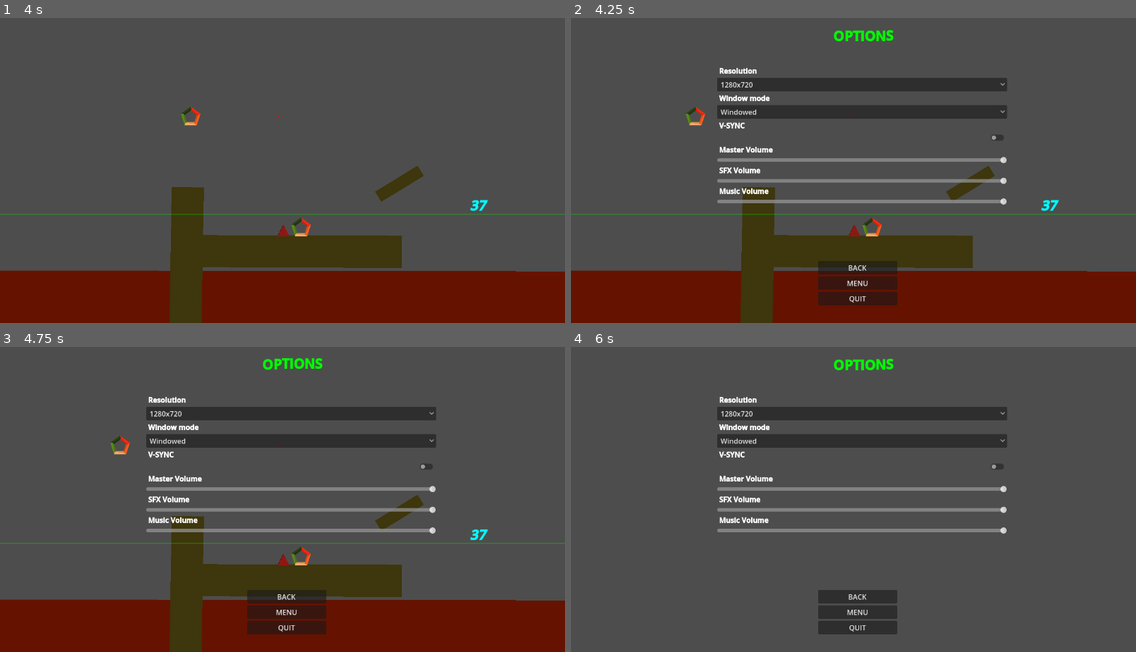
Above: before the commit, frames 1-4 (two rows, left to right).
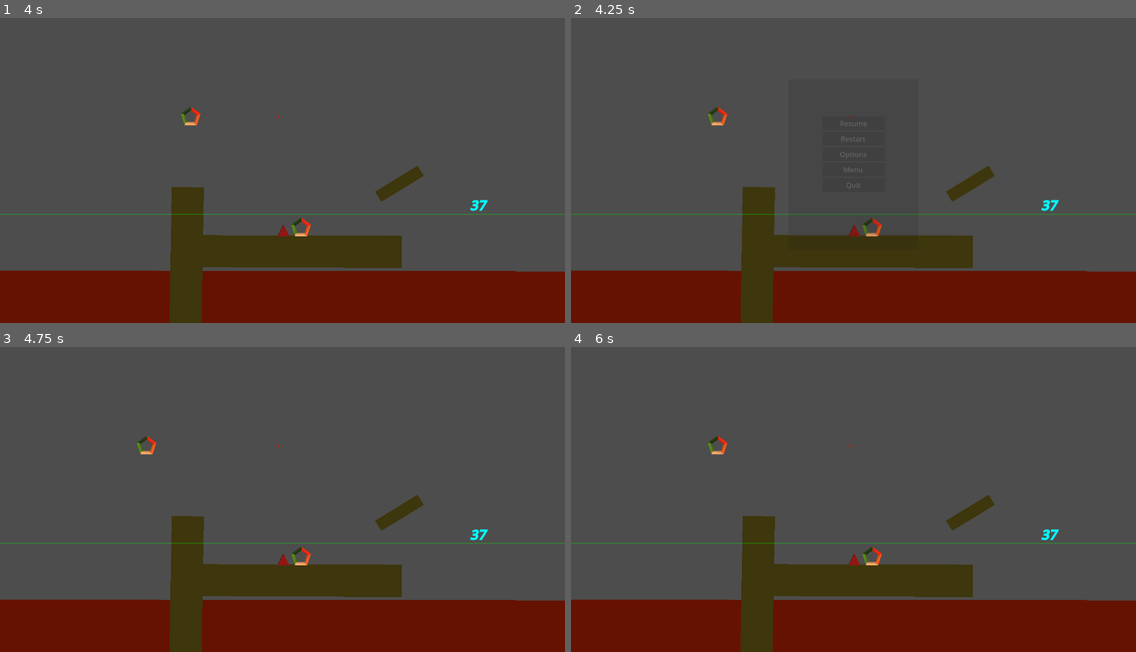
Above: after the commit, the same moments.

Repository: CodyI20/stacking-boxes
Game: Godot game, scene res://Scenes/game.tscn
The game is run twice, just before and just after one commit, with the same random seed, the same clock (stepped at 60 frames per second) and the same inputs. The engine's default icon, where the game draws it, is replaced by a stand-in: a white triangle on a blue panel in a dark square.
Inputs (mouse positions are in pixels of both pictures, inside the frame that each line leads up to):
- Up to frame 1 (4 s): tap Enter at 0.5 s; hold D (Right) 0.53-1.28 s; tap Space (Space) every 0.75 s from 0.6 to 3.6 s; hold A (Left) 1.28-2.03 s; hold D (Right) 2.03-3.53 s; hold A (Left) from 3.53 s (still down)
- Up to frame 2 (4.25 s): keep holding A (Left); tap Escape (Esc) at 4.15 s
- Up to frame 3 (4.75 s): release A (Left) at 4.25 s; click (282, 453) at 4.25 s, where only the run after the commit has a clickable "Resume"
- Up to frame 4 (6 s): click (859, 612) at 5 s, where only the run before the commit has a clickable "MENU"; click (859, 539) at 5.75 s, where only the run before the commit has a clickable "OPTIONS"

Frame 1 is identical in both runs. In frame 2, 7.0% of the frame differs, in the area x 20-78%, y 3-95%; in frame 3, 8.9%; in frame 4, 30%, in the area x 0-100%, y 3-100%.

Commit message:
Pause Menu Update
 - Added the pause menu functionality
 - Revamped some of the existing logic for more robustness

Diff:
--- /dev/null
+++ b/Art/Shaders/PauseMenu.gdshader
@@ -0,0 +1,10 @@
+shader_type canvas_item;
+
+uniform sampler2D SCREEN_TEXTURE: hint_screen_texture, filter_linear_mipmap;
+
+uniform float lod: hint_range(0.0, 5) = 0.0;
+
+void fragment() {
+	vec4 color = texture(SCREEN_TEXTURE, SCREEN_UV, lod);
+	COLOR = color;
+}
--- a/GDScripts/Global/Events.gd
+++ b/GDScripts/Global/Events.gd
@@ -10,6 +10,7 @@
 signal raycast_position_update(score_increment: int) # Gets called from ray_cast_2d.gd
 
 # SCENE
+signal toggle_game_state(is_paused : bool)
 signal options_menu_toggle(is_on: bool)
 signal game_over()
 
--- a/GDScripts/Global/GameManager.gd
+++ b/GDScripts/Global/GameManager.gd
@@ -4,30 +4,28 @@
 var window_mode := DisplayServer.WINDOW_MODE_WINDOWED
 var resolution := Vector2i(1280,720)
 
-func _process(delta: float) -> void:
-	enable_options_menu_key_check()
+var NoResume := false
+var NoPause := false
 
-# OVERLAY TOGGLE
-func enable_options_menu() -> void:
-	Events.options_menu_toggle.emit(true)
+func _ready() -> void:
+	Events.options_menu_toggle.connect(handle_options_menu_toggle)
 
-func enable_options_menu_key_check() -> void:
-	if Input.is_action_just_pressed("Esc"):
-		enable_options_menu()
+func _unhandled_input(event: InputEvent) -> void:
+	if NoResume:
+		NoResume = false
+		return
+	if NoPause:
+		NoPause = false
+		return
+	if event.is_action_pressed("Esc"):
+		Utility.pause_game(!get_tree().paused)
 
+func handle_options_menu_toggle(is_on: bool) -> void:
+	if is_on:
+		no_resume()
 
-# SCENE SWAPPING LOGIC
-func go_to_main_menu() -> void:
-	get_tree().call_deferred("change_scene_to_file", "res://Scenes/main_menu.tscn")
+func no_resume() -> void:
+	NoResume = true
 
-func retry_level() -> void:
-	get_tree().call_deferred("change_scene_to_file", "res://Scenes/game.tscn")
-
-func go_to_high_score_scene() -> void:
-	get_tree().call_deferred("change_scene_to_file", "res://Scenes/highscore.tscn")
-
-func go_to_game_scene() -> void:
-	get_tree().call_deferred("change_scene_to_file", "res://Scenes/game.tscn")
-
-func quit_game() -> void:
-	get_tree().quit()
+func no_pause() -> void:
+	NoPause = true
--- /dev/null
+++ b/GDScripts/Global/Utility.gd
@@ -0,0 +1,30 @@
+extends Node
+
+
+# SCENE SWAPPING LOGIC
+func go_to_main_menu() -> void:
+	get_tree().call_deferred("change_scene_to_file", "res://Scenes/main_menu.tscn")
+
+## This function handles both the pausing/resuming of the game and the event firing (emitting signals)
+## CALL THIS FUNCTION WHENEVER YOU WANT TO PAUSE/RESUME THE GAME
+func pause_game(shouldPause := false):
+	print_debug("Pausing game... ", shouldPause)
+	get_tree().paused = shouldPause;
+	Events.toggle_game_state.emit(shouldPause)
+
+func toggle_options_menu(is_active : bool) -> void:
+	Events.options_menu_toggle.emit(is_active)
+
+func retry_level() -> void:
+	MatchData.reset_score()
+	get_tree().paused = false
+	get_tree().reload_current_scene()
+
+func go_to_high_score_scene() -> void:
+	get_tree().call_deferred("change_scene_to_file", "res://Scenes/highscore.tscn")
+
+func go_to_game_scene() -> void:
+	get_tree().call_deferred("change_scene_to_file", "res://Scenes/game.tscn")
+
+func quit_game() -> void:
+	get_tree().quit()
--- a/GDScripts/floor.gd
+++ b/GDScripts/floor.gd
@@ -3,4 +3,4 @@
 # The collision mask of this area2D is set to "Rigidbodies", therefore no additional check logic, such as " if collision_layer == ?? ", is required here
 func _on_body_entered(body: Node2D) -> void:
 	Events.game_over.emit()
-	GameManager.go_to_high_score_scene()
+	Utility.go_to_high_score_scene()
--- a/GDScripts/highscore.gd
+++ b/GDScripts/highscore.gd
@@ -3,12 +3,12 @@
 
 
 func _on_retry_button_pressed() -> void:
-	GameManager.retry_level()
+	Utility.retry_level()
 
 
 func _on_menu_button_pressed() -> void:
-	GameManager.go_to_main_menu()
+	Utility.go_to_main_menu()
 
 
 func _on_quit_button_pressed() -> void:
-	GameManager.quit_game()
+	Utility.quit_game()
--- a/GDScripts/main_menu.gd
+++ b/GDScripts/main_menu.gd
@@ -2,10 +2,10 @@
 
 
 func _on_play_button_pressed() -> void:
-	GameManager.go_to_game_scene()
+	Utility.go_to_game_scene()
 
 func _on_options_button_pressed() -> void:
-	GameManager.enable_options_menu()
+	Utility.enable_options_menu()
 
 func _on_quit_button_pressed() -> void:
-	GameManager.quit_game()
+	Utility.quit_game()
--- a/GDScripts/options.gd
+++ b/GDScripts/options.gd
@@ -24,11 +24,16 @@
 	set_saved_settings()
 	toggle_menu(false)
 
+func _unhandled_input(event: InputEvent) -> void:
+	if event.is_action_pressed("Esc"):
+		Utility.toggle_options_menu(false)
+
 func set_saved_settings() -> void:
 	DisplayServer.window_set_size(saved_settings.resolution)
 	resolutions.selected = saved_settings.resolution_index
 	DisplayServer.window_set_mode(saved_settings.window_mode)
 	window_modes.selected = saved_settings.window_mode_index
+	center_window(window_modes.selected)
 	DisplayServer.window_set_vsync_mode(saved_settings.v_sync)
 	v_sync.button_pressed = saved_settings.v_sync_bool
 	AudioServer.set_bus_volume_db(MASTER_VOLUME_INDEX, linear2db(clamp(saved_settings.master_volume/100, 0.0, 1.0)))
@@ -52,6 +57,12 @@
 			res_vector = Vector2i(1280,720)
 
 	DisplayServer.window_set_size(res_vector)
+
+	# Center the window
+	var screen_size = DisplayServer.screen_get_size()
+	var window_pos = (screen_size - res_vector) / 2
+	DisplayServer.window_set_position(window_pos)
+
 	saved_settings.resolution = res_vector
 	saved_settings.resolution_index = index
 	saved_settings.save()
@@ -65,9 +76,20 @@
 			DisplayServer.WINDOW_MODE_WINDOWED
 
 	DisplayServer.window_set_mode(window_mode)
+
+	center_window(window_mode)
+
 	saved_settings.window_mode = window_mode
 	saved_settings.window_mode_index = index
 	saved_settings.save()
+
+func center_window(window_mode) -> void:
+	# Center the window
+	if window_mode == DisplayServer.WINDOW_MODE_WINDOWED:
+		var window_size = DisplayServer.window_get_size()
+		var screen_size = DisplayServer.screen_get_size()
+		var window_position = (screen_size - window_size) / 2
+		DisplayServer.window_set_position(window_position)
 
 func _on_vsync_toggled(toggled_on: bool) -> void:
 	if toggled_on:
@@ -110,8 +132,8 @@
 	Events.options_menu_toggle.emit(false)
 
 func _on_menu_button_pressed() -> void:
-	GameManager.go_to_main_menu()
+	Utility.go_to_main_menu()
 
 func _on_quit_button_pressed() -> void:
-	GameManager.quit_game()
+	Utility.quit_game()
 #endregion
--- /dev/null
+++ b/GDScripts/pause_menu.gd
@@ -0,0 +1,40 @@
+extends Control
+
+@onready var animation_player: AnimationPlayer = $Pause/AnimationPlayer
+@onready var pause_container: Control = $Pause
+
+# Called when the node enters the scene tree for the first time.
+func _ready() -> void:
+	Events.toggle_game_state.connect(on_game_state_change)
+	Events.options_menu_toggle.connect(toggle_pause_container)
+	animation_player.play("RESET")
+
+func on_game_state_change(is_paused : bool) -> void:
+	if is_paused:
+		animation_player.play("Blur")
+	else:
+		animation_player.play_backwards("Blur")
+
+func toggle_pause_container(turn_on: bool) -> void:
+	pause_container.visible = !turn_on
+	pause_container.set_process(!turn_on)
+
+
+func _on_resume_button_pressed() -> void:
+	Utility.pause_game(false)
+
+
+func _on_restart_button_pressed() -> void:
+	Utility.retry_level()
+
+
+func _on_options_button_pressed() -> void:
+	Utility.toggle_options_menu(true)
+
+
+func _on_menu_button_pressed() -> void:
+	Utility.go_to_main_menu()
+
+
+func _on_quit_button_pressed() -> void:
+	Utility.quit_game()
--- a/Scenes/game.tscn
+++ b/Scenes/game.tscn
@@ -1,64 +1,69 @@
-[gd_scene load_steps=8 format=3 uid="uid://c1ghchp5wgott"]
+[gd_scene load_steps=9 format=3 uid="uid://c1ghchp5wgott"]
 
+[ext_resource type="Script" path="res://GDScripts/Global/GameManager.gd" id="1_11u5f"]
 [ext_resource type="Script" path="res://GDScripts/floor.gd" id="1_lypt3"]
 [ext_resource type="PackedScene" uid="uid://b2u382a5oyxvh" path="res://Scenes/table.tscn" id="2_rpkw3"]
 [ext_resource type="Script" path="res://GDScripts/stackable_object_spawner.gd" id="3_gklty"]
 [ext_resource type="Script" path="res://GDScripts/ray_cast_2d.gd" id="4_mw6q6"]
 [ext_resource type="Script" path="res://GDScripts/score_text.gd" id="5_5j15g"]
-[ext_resource type="PackedScene" uid="uid://dk1rgtf8maf0i" path="res://Scenes/options.tscn" id="6_mj4er"]
+[ext_resource type="PackedScene" uid="uid://dwoybiejqaab3" path="res://Scenes/pause_menu.tscn" id="6_0jaww"]
 
 [sub_resource type="RectangleShape2D" id="RectangleShape2D_cay3g"]
 size = Vector2(1611, 138)
 
 [node name="Game" type="Node2D"]
 process_mode = 3
+script = ExtResource("1_11u5f")
 
-[node name="FLOOR" type="Area2D" parent="."]
+[node name="Level" type="Node2D" parent="."]
+process_mode = 1
+
+[node name="FLOOR" type="Area2D" parent="Level"]
 position = Vector2(608, 577)
 collision_mask = 2
 script = ExtResource("1_lypt3")
 
-[node name="Polygon2D" type="Polygon2D" parent="FLOOR"]
+[node name="Polygon2D" type="Polygon2D" parent="Level/FLOOR"]
 scale = Vector2(1.93743, 0.98787)
 color = Color(0.400255, 0.0709865, 0.0012618, 1)
 offset = Vector2(-580.376, -50.1272)
 polygon = PackedVector2Array(165.362, -1, 165.362, 119, 991.645, 122, 991.645, 1)
 
-[node name="CollisionShape2D" type="CollisionShape2D" parent="FLOOR"]
+[node name="CollisionShape2D" type="CollisionShape2D" parent="Level/FLOOR"]
 position = Vector2(-3, 7)
 shape = SubResource("RectangleShape2D_cay3g")
 
-[node name="TABLE" parent="." instance=ExtResource("2_rpkw3")]
+[node name="TABLE" parent="Level" instance=ExtResource("2_rpkw3")]
 position = Vector2(380, 448)
 collision_mask = 2
 
-[node name="TABLE2" parent="." instance=ExtResource("2_rpkw3")]
+[node name="TABLE2" parent="Level" instance=ExtResource("2_rpkw3")]
 position = Vector2(395, 337)
 rotation = 1.58504
 collision_mask = 2
 
-[node name="TABLE3" parent="." instance=ExtResource("2_rpkw3")]
+[node name="TABLE3" parent="Level" instance=ExtResource("2_rpkw3")]
 position = Vector2(785, 348)
 rotation = -0.554126
 scale = Vector2(0.0740623, 0.218966)
 
-[node name="RayCast2D" type="RayCast2D" parent="."]
+[node name="RayCast2D" type="RayCast2D" parent="Level"]
 position = Vector2(1419, 437)
 target_position = Vector2(-2000, 0)
 collision_mask = 2
 script = ExtResource("4_mw6q6")
 
-[node name="Camera2D" type="Camera2D" parent="RayCast2D"]
+[node name="Camera2D" type="Camera2D" parent="Level/RayCast2D"]
 position = Vector2(-844, -114)
 
-[node name="StackableObjectSpawner" type="Node2D" parent="RayCast2D"]
+[node name="StackableObjectSpawner" type="Node2D" parent="Level/RayCast2D"]
 position = Vector2(-852, -222)
 script = ExtResource("3_gklty")
 
-[node name="CanvasLayer" type="CanvasLayer" parent="RayCast2D"]
+[node name="CanvasLayer" type="CanvasLayer" parent="Level/RayCast2D"]
 follow_viewport_scale = 0.001
 
-[node name="RichTextLabel" type="RichTextLabel" parent="RayCast2D/CanvasLayer"]
+[node name="RichTextLabel" type="RichTextLabel" parent="Level/RayCast2D/CanvasLayer"]
 anchors_preset = -1
 anchor_left = 0.905
 anchor_top = 0.644
@@ -74,11 +79,11 @@
 fit_content = true
 script = ExtResource("5_5j15g")
 
-[node name="SpawnedObjectsContainer" type="Node2D" parent="."]
+[node name="SpawnedObjectsContainer" type="Node2D" parent="Level"]
 
-[node name="CanvasLayer" type="CanvasLayer" parent="."]
+[node name="WhenPausedGUI" type="CanvasLayer" parent="Level"]
+process_mode = 2
 
-[node name="Options" parent="CanvasLayer" instance=ExtResource("6_mj4er")]
-process_mode = 3
+[node name="PauseMenu" parent="Level/WhenPausedGUI" instance=ExtResource("6_0jaww")]
 
-[connection signal="body_entered" from="FLOOR" to="FLOOR" method="_on_body_entered"]
+[connection signal="body_entered" from="Level/FLOOR" to="Level/FLOOR" method="_on_body_entered"]
--- a/Scenes/options.tscn
+++ b/Scenes/options.tscn
@@ -1,6 +1,11 @@
-[gd_scene load_steps=2 format=3 uid="uid://dk1rgtf8maf0i"]
+[gd_scene load_steps=4 format=3 uid="uid://dk1rgtf8maf0i"]
 
 [ext_resource type="Script" path="res://GDScripts/options.gd" id="1_8iwmn"]
+[ext_resource type="Shader" path="res://Art/Shaders/PauseMenu.gdshader" id="2_2g48d"]
+
+[sub_resource type="ShaderMaterial" id="ShaderMaterial_ay1a2"]
+shader = ExtResource("2_2g48d")
+shader_parameter/lod = 0.8
 
 [node name="Options" type="Control"]
 layout_mode = 3
@@ -10,6 +15,15 @@
 grow_horizontal = 2
 grow_vertical = 2
 script = ExtResource("1_8iwmn")
+
+[node name="Blur" type="ColorRect" parent="."]
+material = SubResource("ShaderMaterial_ay1a2")
+layout_mode = 1
+anchors_preset = 15
+anchor_right = 1.0
+anchor_bottom = 1.0
+grow_horizontal = 2
+grow_vertical = 2
 
 [node name="RichTextLabel" type="RichTextLabel" parent="."]
 layout_mode = 1
--- /dev/null
+++ b/Scenes/pause_menu.tscn
@@ -0,0 +1,186 @@
+[gd_scene load_steps=8 format=3 uid="uid://dwoybiejqaab3"]
+
+[ext_resource type="Script" path="res://GDScripts/pause_menu.gd" id="1_1ciin"]
+[ext_resource type="Shader" path="res://Art/Shaders/PauseMenu.gdshader" id="1_gmfd4"]
+[ext_resource type="PackedScene" uid="uid://dk1rgtf8maf0i" path="res://Scenes/options.tscn" id="3_abpgv"]
+
+[sub_resource type="ShaderMaterial" id="ShaderMaterial_ay1a2"]
+shader = ExtResource("1_gmfd4")
+shader_parameter/lod = 0.0
+
+[sub_resource type="Animation" id="Animation_b1v4b"]
+resource_name = "Blur"
+length = 0.3
+tracks/0/type = "value"
+tracks/0/imported = false
+tracks/0/enabled = true
+tracks/0/path = NodePath("Pause/Blur:material:shader_parameter/lod")
+tracks/0/interp = 1
+tracks/0/loop_wrap = true
+tracks/0/keys = {
+"times": PackedFloat32Array(0, 0.3),
+"transitions": PackedFloat32Array(1, 1),
+"update": 0,
+"values": [0.0, 0.8]
+}
+tracks/1/type = "value"
+tracks/1/imported = false
+tracks/1/enabled = true
+tracks/1/path = NodePath("Pause/Panel:modulate")
+tracks/1/interp = 1
+tracks/1/loop_wrap = true
+tracks/1/keys = {
+"times": PackedFloat32Array(0, 0.3),
+"transitions": PackedFloat32Array(1, 1),
+"update": 0,
+"values": [Color(1, 1, 1, 0), Color(1, 1, 1, 1)]
+}
+tracks/2/type = "value"
+tracks/2/imported = false
+tracks/2/enabled = true
+tracks/2/path = NodePath("Pause/VBoxContainer:modulate")
+tracks/2/interp = 1
+tracks/2/loop_wrap = true
+tracks/2/keys = {
+"times": PackedFloat32Array(0, 0.3),
+"transitions": PackedFloat32Array(1, 1),
+"update": 0,
+"values": [Color(1, 1, 1, 0), Color(1, 1, 1, 1)]
+}
+
+[sub_resource type="Animation" id="Animation_lop52"]
+length = 0.001
+tracks/0/type = "value"
+tracks/0/imported = false
+tracks/0/enabled = true
+tracks/0/path = NodePath("Pause/Blur:material:shader_parameter/lod")
+tracks/0/interp = 1
+tracks/0/loop_wrap = true
+tracks/0/keys = {
+"times": PackedFloat32Array(0),
+"transitions": PackedFloat32Array(1),
+"update": 0,
+"values": [0.0]
+}
+tracks/1/type = "value"
+tracks/1/imported = false
+tracks/1/enabled = true
+tracks/1/path = NodePath("Pause/Panel:modulate")
+tracks/1/interp = 1
+tracks/1/loop_wrap = true
+tracks/1/keys = {
+"times": PackedFloat32Array(0),
+"transitions": PackedFloat32Array(1),
+"update": 0,
+"values": [Color(1, 1, 1, 0)]
+}
+tracks/2/type = "value"
+tracks/2/imported = false
+tracks/2/enabled = true
+tracks/2/path = NodePath("Pause/VBoxContainer:modulate")
+tracks/2/interp = 1
+tracks/2/loop_wrap = true
+tracks/2/keys = {
+"times": PackedFloat32Array(0),
+"transitions": PackedFloat32Array(1),
+"update": 0,
+"values": [Color(1, 1, 1, 0)]
+}
+
+[sub_resource type="AnimationLibrary" id="AnimationLibrary_yn0f4"]
+_data = {
+"Blur": SubResource("Animation_b1v4b"),
+"RESET": SubResource("Animation_lop52")
+}
+
+[node name="PauseMenu" type="Control"]
+layout_mode = 3
+anchors_preset = 15
+anchor_right = 1.0
+anchor_bottom = 1.0
+grow_horizontal = 2
+grow_vertical = 2
+script = ExtResource("1_1ciin")
+
+[node name="Pause" type="Control" parent="."]
+layout_mode = 1
+anchors_preset = 15
+anchor_right = 1.0
+anchor_bottom = 1.0
+grow_horizontal = 2
+grow_vertical = 2
+
+[node name="Blur" type="ColorRect" parent="Pause"]
+material = SubResource("ShaderMaterial_ay1a2")
+layout_mode = 1
+anchors_preset = 15
+anchor_right = 1.0
+anchor_bottom = 1.0
+grow_horizontal = 2
+grow_vertical = 2
+
+[node name="Panel" type="Panel" parent="Pause"]
+modulate = Color(1, 1, 1, 0)
+layout_mode = 1
+anchors_preset = 8
+anchor_left = 0.5
+anchor_top = 0.5
+anchor_right = 0.5
+anchor_bottom = 0.5
+offset_left = -147.0
+offset_top = -194.0
+offset_right = 147.0
+offset_bottom = 194.0
+grow_horizontal = 2
+grow_vertical = 2
+
+[node name="VBoxContainer" type="VBoxContainer" parent="Pause"]
+modulate = Color(1, 1, 1, 0)
+layout_mode = 1
+anchors_preset = 8
+anchor_left = 0.5
+anchor_top = 0.5
+anchor_right = 0.5
+anchor_bottom = 0.5
+offset_left = -71.0
+offset_top = -109.0
+offset_right = 71.0
+offset_bottom = 167.0
+grow_horizontal = 2
+grow_vertical = 2
+
+[node name="ResumeButton" type="Button" parent="Pause/VBoxContainer"]
+layout_mode = 2
+text = "Resume"
+
+[node name="RestartButton" type="Button" parent="Pause/VBoxContainer"]
+layout_mode = 2
+text = "Restart"
+
+[node name="OptionsButton" type="Button" parent="Pause/VBoxContainer"]
+layout_mode = 2
+text = "Options"
+
+[node name="MenuButton" type="Button" parent="Pause/VBoxContainer"]
+layout_mode = 2
+text = "Menu"
+
+[node name="QuitButton" type="Button" parent="Pause/VBoxContainer"]
+layout_mode = 2
+text = "Quit"
+
+[node name="AnimationPlayer" type="AnimationPlayer" parent="Pause"]
+process_mode = 3
+root_node = NodePath("../..")
+libraries = {
+"": SubResource("AnimationLibrary_yn0f4")
+}
+
+[node name="Options" parent="." instance=ExtResource("3_abpgv")]
+layout_mode = 1
+
+[connection signal="pressed" from="Pause/VBoxContainer/ResumeButton" to="." method="_on_resume_button_pressed"]
+[connection signal="pressed" from="Pause/VBoxContainer/RestartButton" to="." method="_on_restart_button_pressed"]
+[connection signal="pressed" from="Pause/VBoxContainer/OptionsButton" to="." method="_on_options_button_pressed"]
+[connection signal="pressed" from="Pause/VBoxContainer/MenuButton" to="." method="_on_menu_button_pressed"]
+[connection signal="pressed" from="Pause/VBoxContainer/QuitButton" to="." method="_on_quit_button_pressed"]
--- a/project.godot
+++ b/project.godot
@@ -24,8 +24,8 @@
 
 Events="*res://GDScripts/Global/Events.gd"
 MatchData="*res://GDScripts/Global/MatchData.gd"
-GameManager="*res://GDScripts/Global/GameManager.gd"
 AudioManager="*res://Scenes/audio_manager.tscn"
+Utility="*res://GDScripts/Global/Utility.gd"
 
 [display]
 
